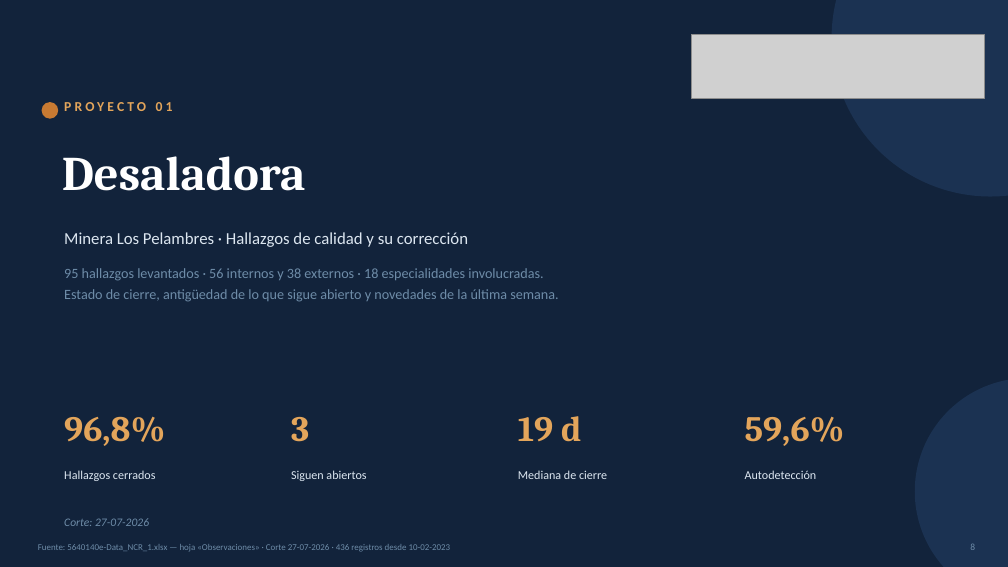
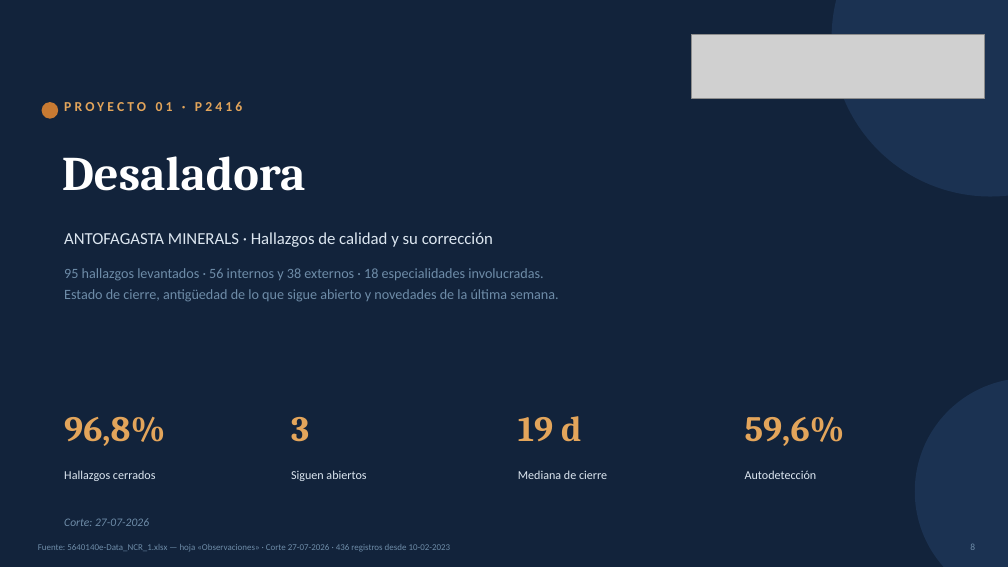
Before and after one commit to tdkvalex/Dashboard-HSEQ, a slide deck: slide 8 of modulo_nc/Panel_No_Conformidades.pptx. Drawn at 1008x567 pixels with LibreOffice and Linux fonts; fonts in the diff are those of the drawing; grey boxes stand for pictures. Boxes give left, top, right and bottom in pixels: in the first picture for what was removed or moved away, otherwise in the second. Text is boxed around its words. In the diff, an @@ line names an element or a change of style, - is before the commit and + after.

```diff
--- a/modulo_nc/Panel_No_Conformidades.pptx
+++ b/modulo_nc/Panel_No_Conformidades.pptx
@@ text at <box>64,101,242,111</box>: text changed @@
-PROYECTO 01
+PROYECTO 01 · P2416
@@ text at <box>64,232,493,247</box>: text changed @@
-Minera Los Pelambres · Hallazgos de calidad y su corrección
+ANTOFAGASTA MINERALS · Hallazgos de calidad y su corrección
```
Also in this commit, not shown: 3 other slides changed, 18 other files.
